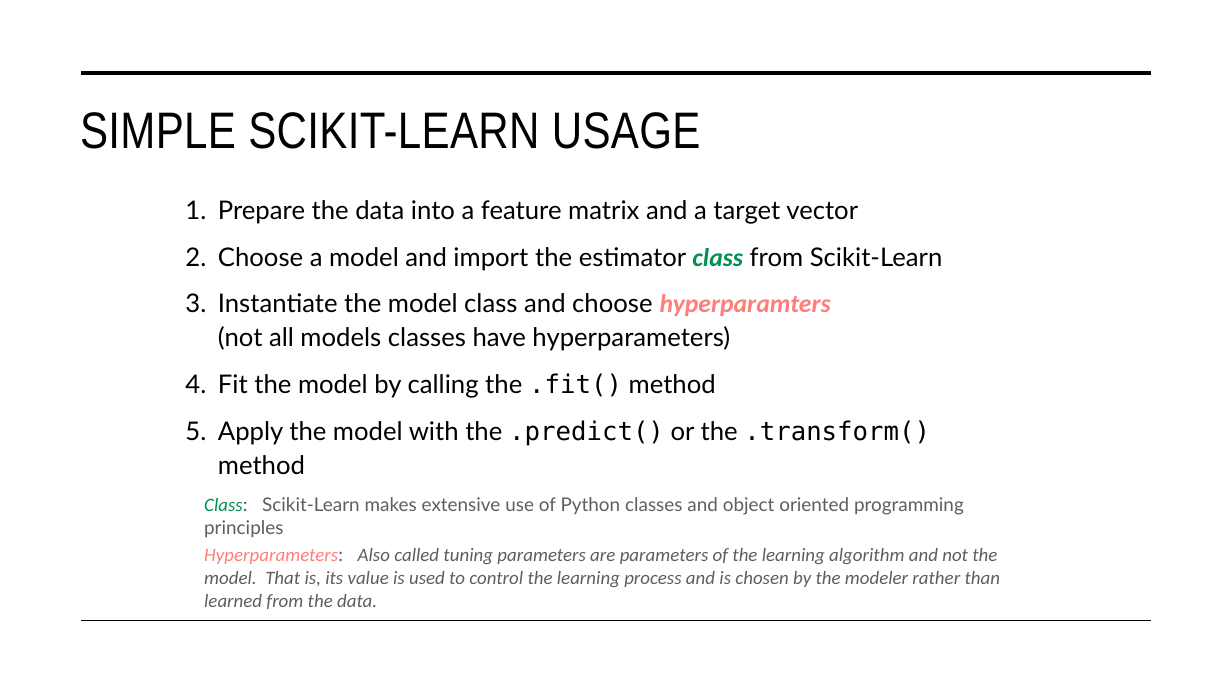
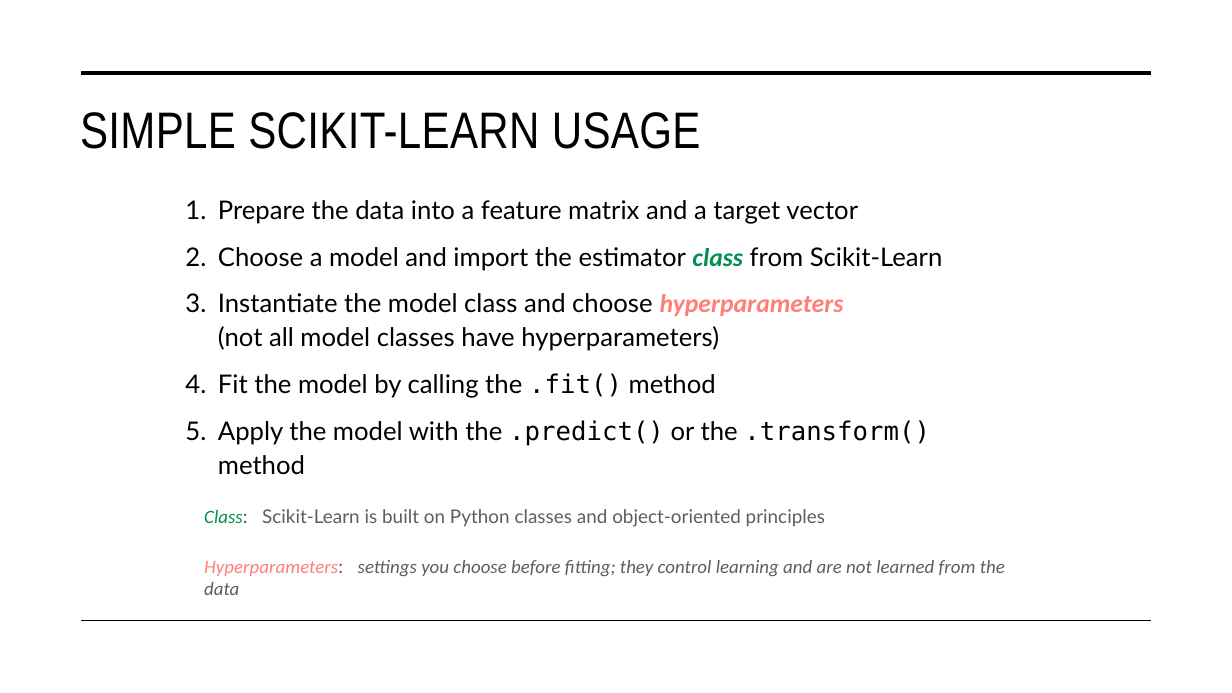
Before and after one commit to STAT-486-Fall-2026/course-content, a slide deck: slide 9 of slides/03-intro-to-sklearn.pptx (slide 8 before the commit). Drawn at 1232x693 pixels with LibreOffice and Linux fonts; fonts in the diff are those of the drawing. Boxes give left, top, right and bottom in pixels: in the first picture for what was removed or moved away, otherwise in the second. Text is boxed around its words. In the diff, an @@ line names an element or a change of style, - is before the commit and + after.

```diff
--- a/slides/03-intro-to-sklearn.pptx
+++ b/slides/03-intro-to-sklearn.pptx
@@ text at box(218, 293, 844, 351): text changed @@
-3. Instantiate the model class and choose hyperparamters
-   (not all models classes have hyperparameters)
+3. Instantiate the model class and choose hyperparameters
+   (not all model classes have hyperparameters)
@@ text at box(204, 509, 825, 527): text changed @@
-Class: Scikit-Learn makes extensive use of Python classes and object oriented programming principles
+Class: Scikit-Learn is built on Python classes and object-oriented principles
@@ text at box(204, 560, 1005, 595): text changed @@
-Hyperparameters: Also called tuning parameters are parameters of the learning algorithm and not the model. That is, its value is used to control the learning process and is chosen by the modeler rather than learned from the data.
+Hyperparameters: settings you choose before fitting; they control learning and are not learned from the data
```
Also in this commit, not shown: 5 other slides changed, 2 slides added, 1 other file.
